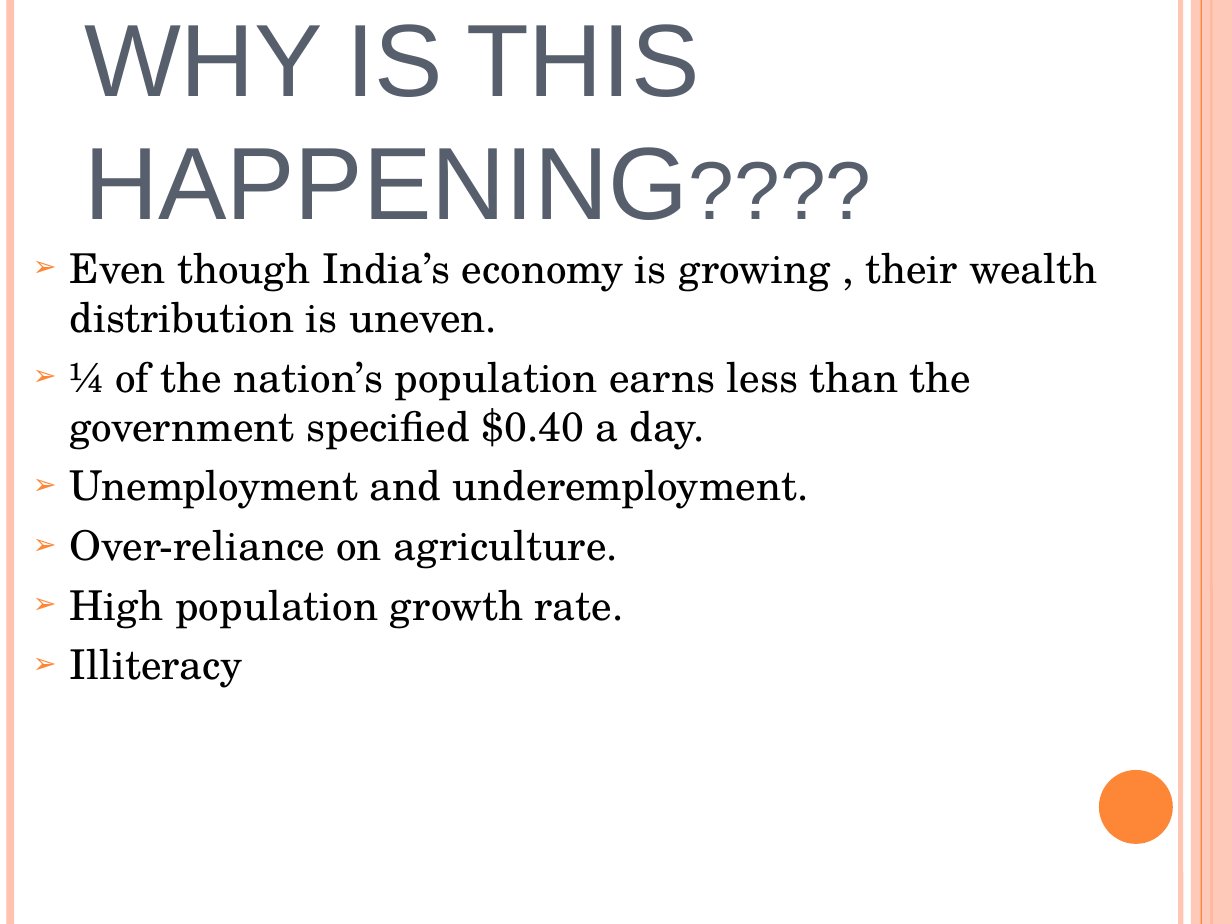
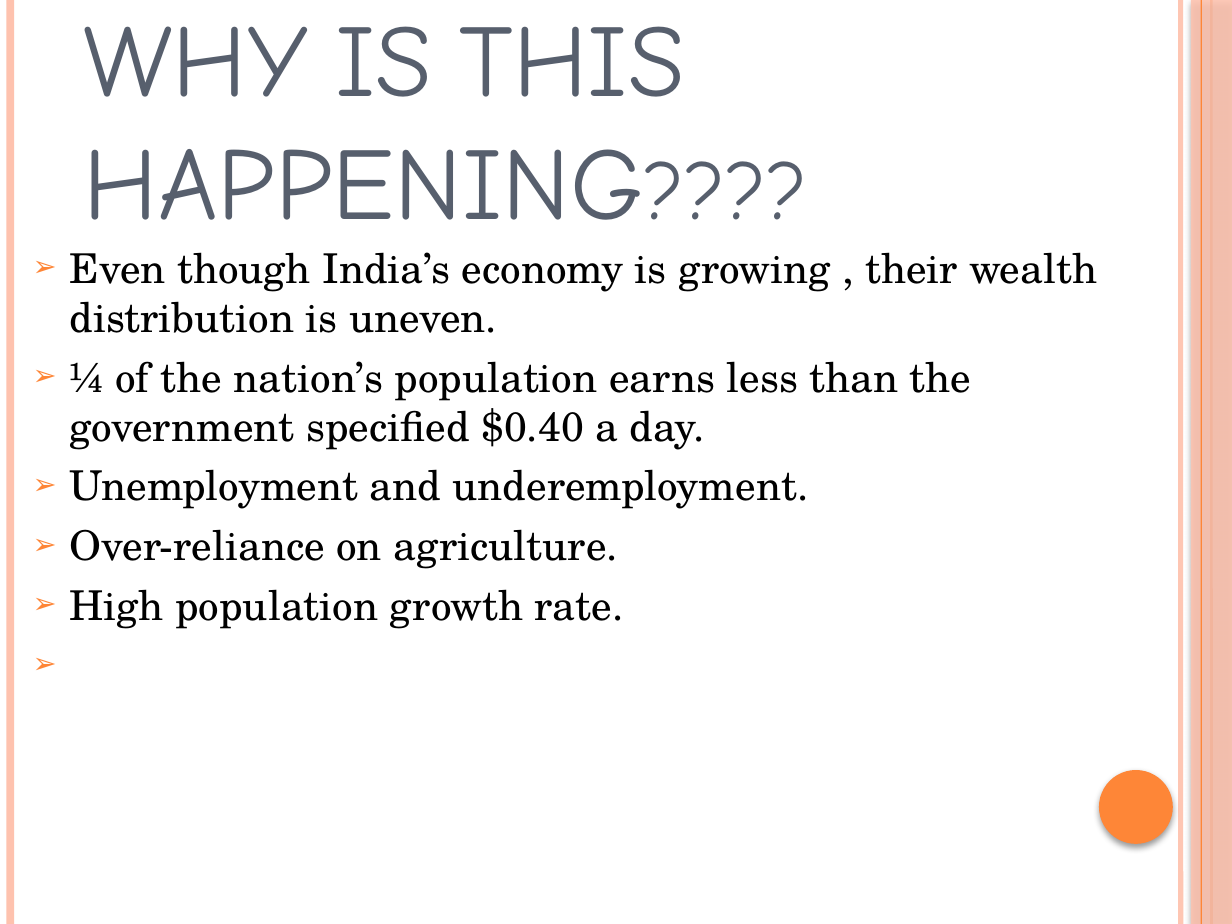
Before and after one commit to ashuche-niya/ashuche-niya.github.io, a slide deck: slide 5 of POVERTY IN INDIA.pptx. Drawn at 1232x924 pixels with LibreOffice and Linux fonts; fonts in the diff are those of the drawing. Boxes give left, top, right and bottom in pixels: in the first picture for what was removed or moved away, otherwise in the second. Text is boxed around its words. In the diff, an @@ line names an element or a change of style, - is before the commit and + after.

```diff
--- a/POVERTY IN INDIA.pptx
+++ b/POVERTY IN INDIA.pptx
@@ text "WHY IS THIS HAPPENING????" at box(84, 26, 685, 220): font Arial to Comic Neue @@
@@ rectangle at box(1191, 0, 1232, 924): shadow on @@
@@ text at box(70, 648, 243, 688): paragraph removed @@
-➢ Illiteracy
@@ ellipse at box(1099, 770, 1173, 844): shadow on @@
```
Also in this commit, not shown: 8 other slides changed.
